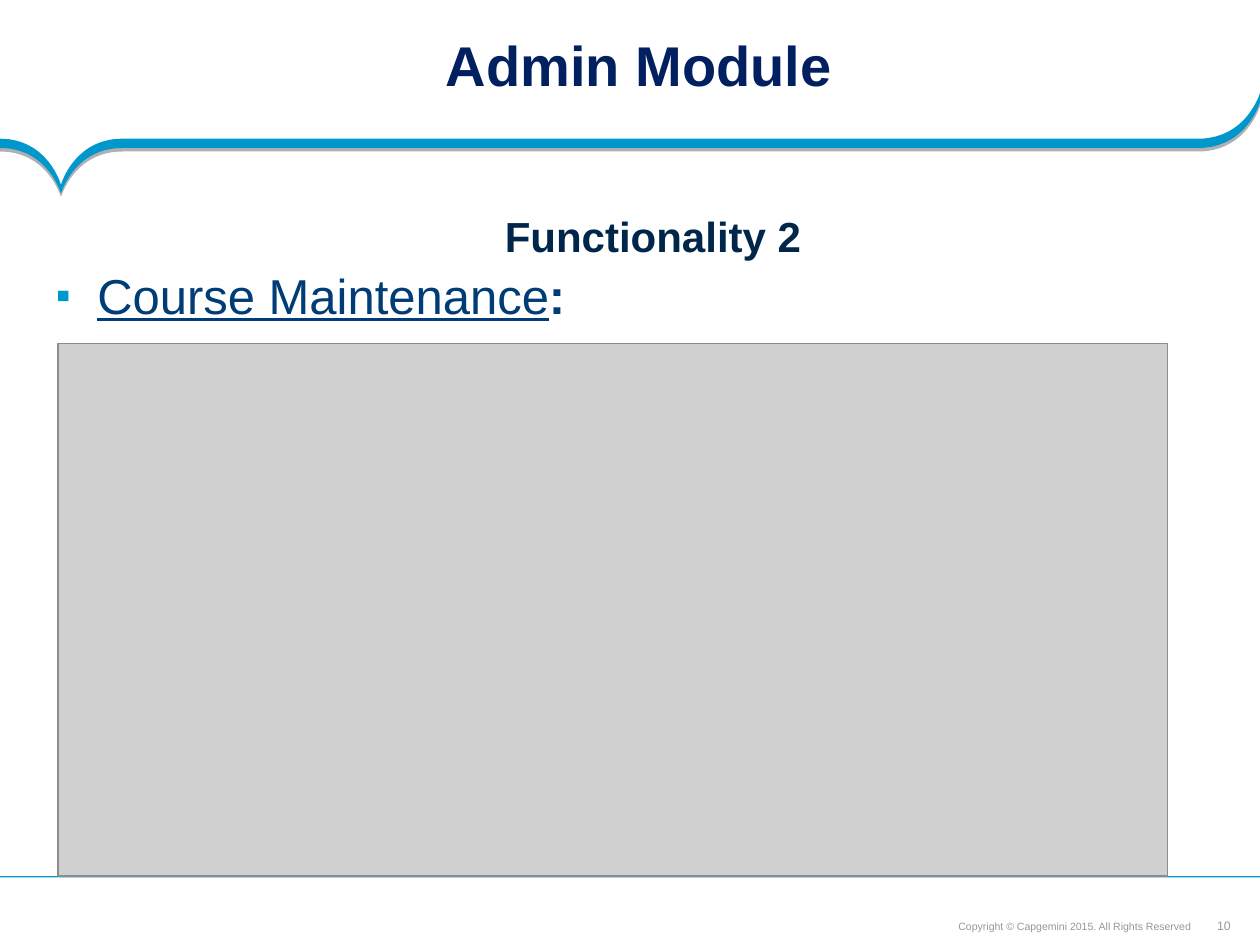
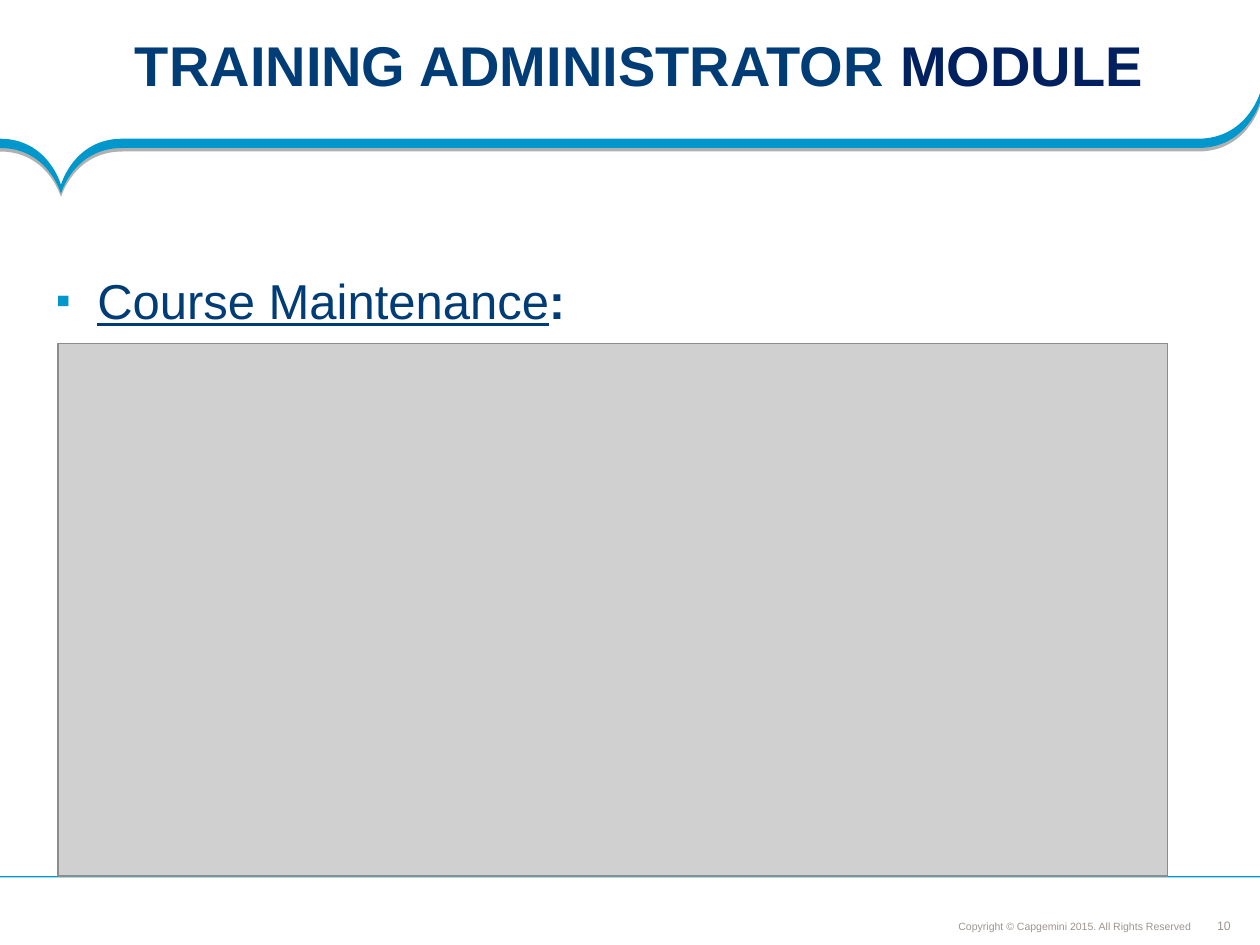
Before and after one commit to SaiEshwar157233/FeedbackMS, a slide deck: slide 10 of Feedback_managment_PLP Documents/ProjectDocuments/Requirements/Understanding Documents/Feedback Management System.ppt. Drawn at 1260x945 pixels with LibreOffice and Linux fonts; fonts in the diff are those of the drawing; grey boxes stand for pictures; background and template pictures are left out. Boxes give left, top, right and bottom in pixels: in the first picture for what was removed or moved away, otherwise in the second. Text is boxed around its words. In the diff, an @@ line names an element or a change of style, - is before the commit and + after.

```diff
--- a/Feedback_managment_PLP Documents/ProjectDocuments/Requirements/Understanding Documents/Feedback Management System.ppt
+++ b/Feedback_managment_PLP Documents/ProjectDocuments/Requirements/Understanding Documents/Feedback Management System.ppt
@@ title at [135,47,1143,87]: text changed; text colour #002060 to #003C76 @@
-Admin Module
+TRAINING ADMINISTRATOR MODULE
@@ text at [505,221,801,260]: paragraph removed @@
-Functionality 2
```
Also in this commit, not shown: 9 other slides changed, 6 slides added, 10 slides removed, 4 other files.
